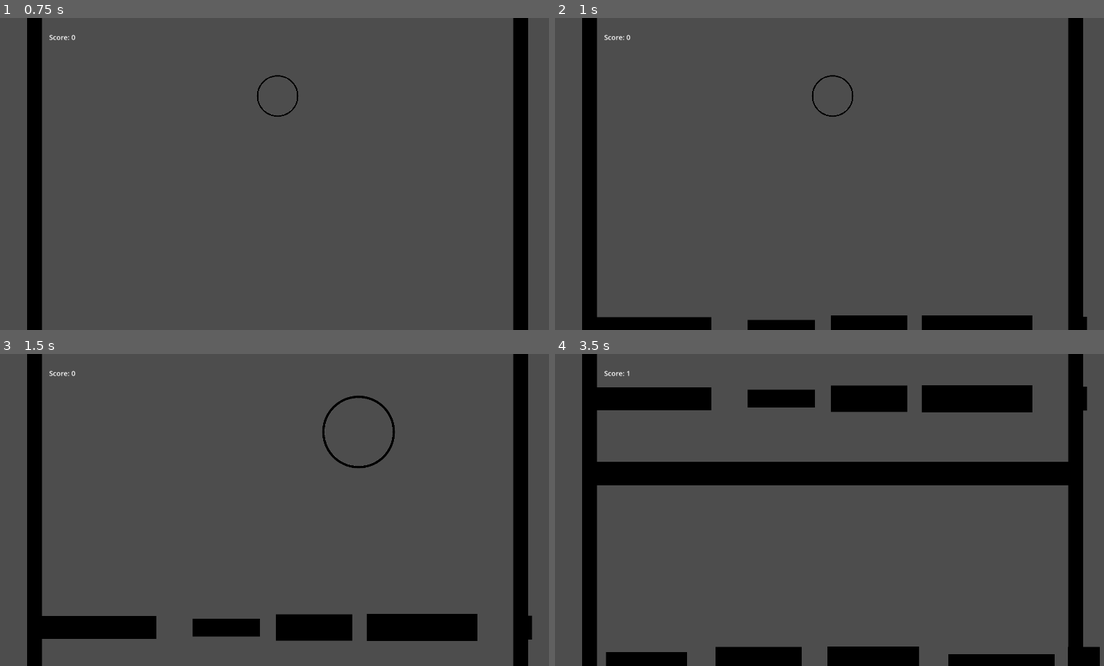
Above: before the commit, frames 1-4 (two rows, left to right).
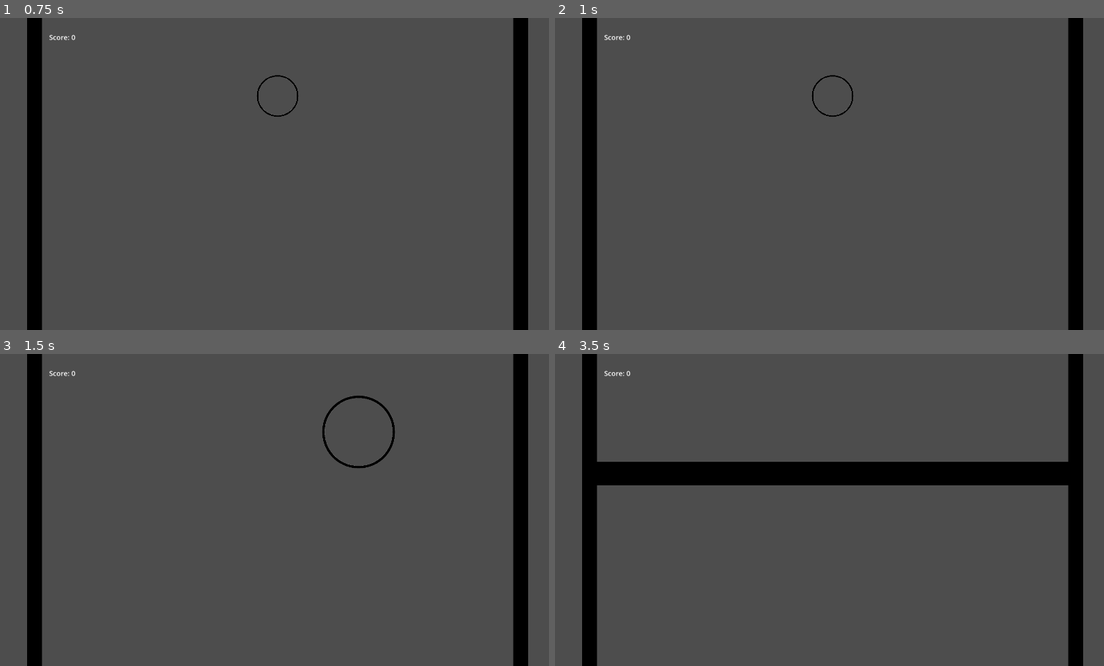
Above: after the commit, the same moments.

Repository: kylietmo/gmtk-2024-game
Game: Godot game, scene res://menus/start_screen/start_screen.tscn
Two runs of this game, one before a commit and one after it. Both use one fixed random seed, a clock stepped at 60 frames per second and the inputs below. Sound files missing from this copy of the repository are replaced by a short silence.
Inputs:
- Up to frame 1 (0.75 s): click "Start" at 0.5 s
- Up to frame 2 (1 s): no input
- Up to frame 3 (1.5 s): hold D (right) from 1.28 s (still down); tap 3 (size_large) at 1.35 s
- Up to frame 4 (3.5 s): release D (right) at 2.03 s; hold A (left) 2.03-2.78 s; tap 1 (size_small) at 2.1 s; hold D (right) from 2.78 s (still down); tap 3 (size_large) at 2.85 s

Frame 1 is identical in both runs. In frame 2, 2.9% of the frame differs, in the area x 7-97%, y 95-100%; in frame 3, 5.3%; in frame 4, 8.9%, in the area x 7-100%, y 5-100%.

Commit message:
Resetting how we spawn platforms

Diff:
--- /dev/null
+++ b/src/entities/platforms/platform_with_one_gap.gd
@@ -0,0 +1,11 @@
+extends Node2D
+
+
+# Called when the node enters the scene tree for the first time.
+func _ready():
+	pass # Replace with function body.
+
+
+# Called every frame. 'delta' is the elapsed time since the previous frame.
+func _process(delta):
+	pass
--- /dev/null
+++ b/src/entities/platforms/platform_with_one_gap.tscn
@@ -0,0 +1,18 @@
+[gd_scene load_steps=4 format=3 uid="uid://dpwy25mehhsqy"]
+
+[ext_resource type="Script" path="res://entities/platforms/platform_with_one_gap.gd" id="1_0gjol"]
+[ext_resource type="PackedScene" uid="uid://kxalargknswc" path="res://entities/obstacle/obstacle.tscn" id="2_qkq0t"]
+
+[sub_resource type="RectangleShape2D" id="RectangleShape2D_05846"]
+
+[node name="PlatformWithOneGap" type="CharacterBody2D"]
+script = ExtResource("1_0gjol")
+
+[node name="LeftPlatform" parent="." instance=ExtResource("2_qkq0t")]
+
+[node name="RightPlatform" parent="." instance=ExtResource("2_qkq0t")]
+position = Vector2(2340, 0)
+script = null
+
+[node name="CollisionShape2D" type="CollisionShape2D" parent="."]
+shape = SubResource("RectangleShape2D_05846")
--- a/src/game.gd
+++ b/src/game.gd
@@ -65,42 +65,44 @@
 	time_until_next_spawn = rand
 
 func spawn_barrier_with_gaps() -> void:
-	var x = Globals.LEFT_BARRIER_X
-
-	var is_gap_at_start = randf_range(0, 1) <= PROBABILITY_OF_GAP
-	if is_gap_at_start:
-		var gap_width = randi_range(MIN_GAP_SIZE, MAX_GAP_SIZE)
-		x = x + gap_width
-
-	while x <= Globals.RIGHT_BARRIER_X:
-		var distance_to_right_barrier = Globals.RIGHT_BARRIER_X - x
-		# draw first platform
-		var platform : Obstacle = obstacle_scene.instantiate()
-		var platform_width = randi_range(MIN_OBSTACLE_WIDTH, min(distance_to_right_barrier, MAX_OBSTACLE_WIDTH))
-		var platform_height = randi_range(MIN_OBSTACLE_HEIGHT, MAX_OBSTACLE_HEIGHT)
-
-		platform.position.x = x + (platform_width / 2)
-		platform.position.y = Globals.IN_BOUNDS_HEIGHT / 2 + OBSTACLE_SPAWN_OFFSET
-
-		var sprite : Sprite2D = platform.find_child("Sprite2D")
-		var platform_sprite_width = sprite.texture.get_size().x
-		var platform_sprite_height = sprite.texture.get_size().y
-
-		platform.scale.x = platform_width / platform_sprite_width
-		platform.scale.y = platform_height / platform_sprite_height
-
-		if (distance_to_right_barrier + platform_width < MIN_GAP_SIZE):
-			# We just need to extend this platform size
-			platform_width = distance_to_right_barrier
-			platform.position.x = x + (platform_width / 2)
-
-		obstacles.append(platform)
-		add_child(platform)
-		x = x + platform_width
-
-		# draw gap after platform
-		var gap_width = randi_range(MIN_GAP_SIZE, min(distance_to_right_barrier, MAX_GAP_SIZE))
-		x = x + gap_width
+	pass
+	# TODO: procedural generation of gaps and platforms
+	#var x = Globals.LEFT_BARRIER_X
+#
+	#var is_gap_at_start = randf_range(0, 1) <= PROBABILITY_OF_GAP
+	#if is_gap_at_start:
+		#var gap_width = randi_range(MIN_GAP_SIZE, MAX_GAP_SIZE)
+		#x = x + gap_width
+		#
+	#while x <= Globals.RIGHT_BARRIER_X:
+		#var distance_to_right_barrier = Globals.RIGHT_BARRIER_X - x
+		## draw first platform
+		#var platform : Obstacle = obstacle_scene.instantiate()
+		#var platform_width = randi_range(MIN_OBSTACLE_WIDTH, min(distance_to_right_barrier, MAX_OBSTACLE_WIDTH))
+		#var platform_height = randi_range(MIN_OBSTACLE_HEIGHT, MAX_OBSTACLE_HEIGHT)
+		#
+		#platform.position.x = x + (platform_width / 2)
+		#platform.position.y = Globals.IN_BOUNDS_HEIGHT / 2 + OBSTACLE_SPAWN_OFFSET
+#
+		#var sprite : Sprite2D = platform.find_child("Sprite2D")
+		#var platform_sprite_width = sprite.texture.get_size().x
+		#var platform_sprite_height = sprite.texture.get_size().y
+#
+		#platform.scale.x = platform_width / platform_sprite_width
+		#platform.scale.y = platform_height / platform_sprite_height
+		#
+		#if (distance_to_right_barrier + platform_width < MIN_GAP_SIZE):
+			## We just need to extend this platform size
+			#platform_width = distance_to_right_barrier
+			#platform.position.x = x + (platform_width / 2)
+#
+		#obstacles.append(platform)
+		#add_child(platform)
+		#x = x + platform_width
+#
+		## draw gap after platform
+		#var gap_width = randi_range(MIN_GAP_SIZE, min(distance_to_right_barrier, MAX_GAP_SIZE))
+		#x = x + gap_width
 
 func spawn_breakable_obstacle() -> void:
 	var platform : BreakableObstacle = breakable_obstacle_scene.instantiate()
